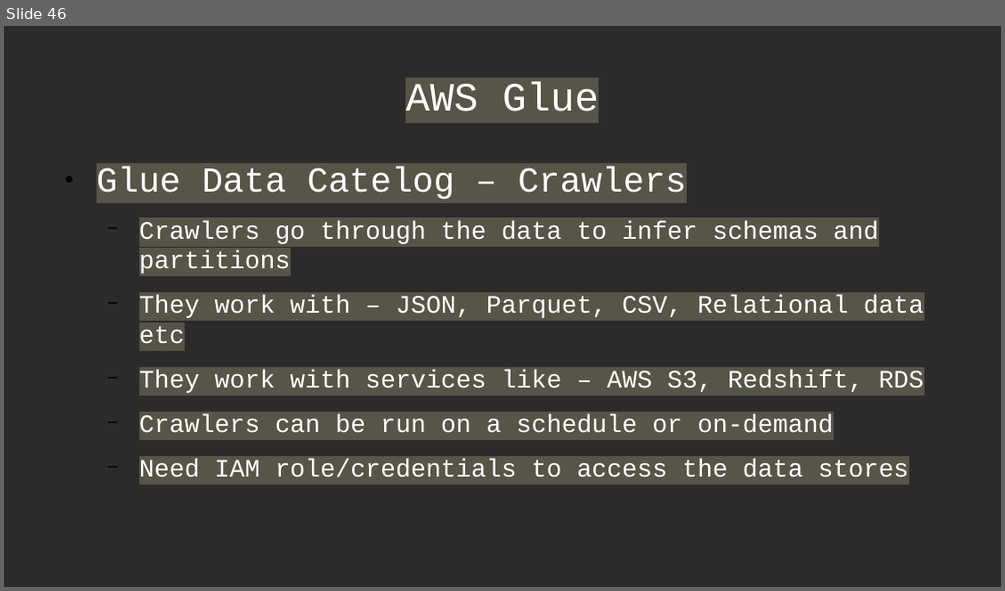
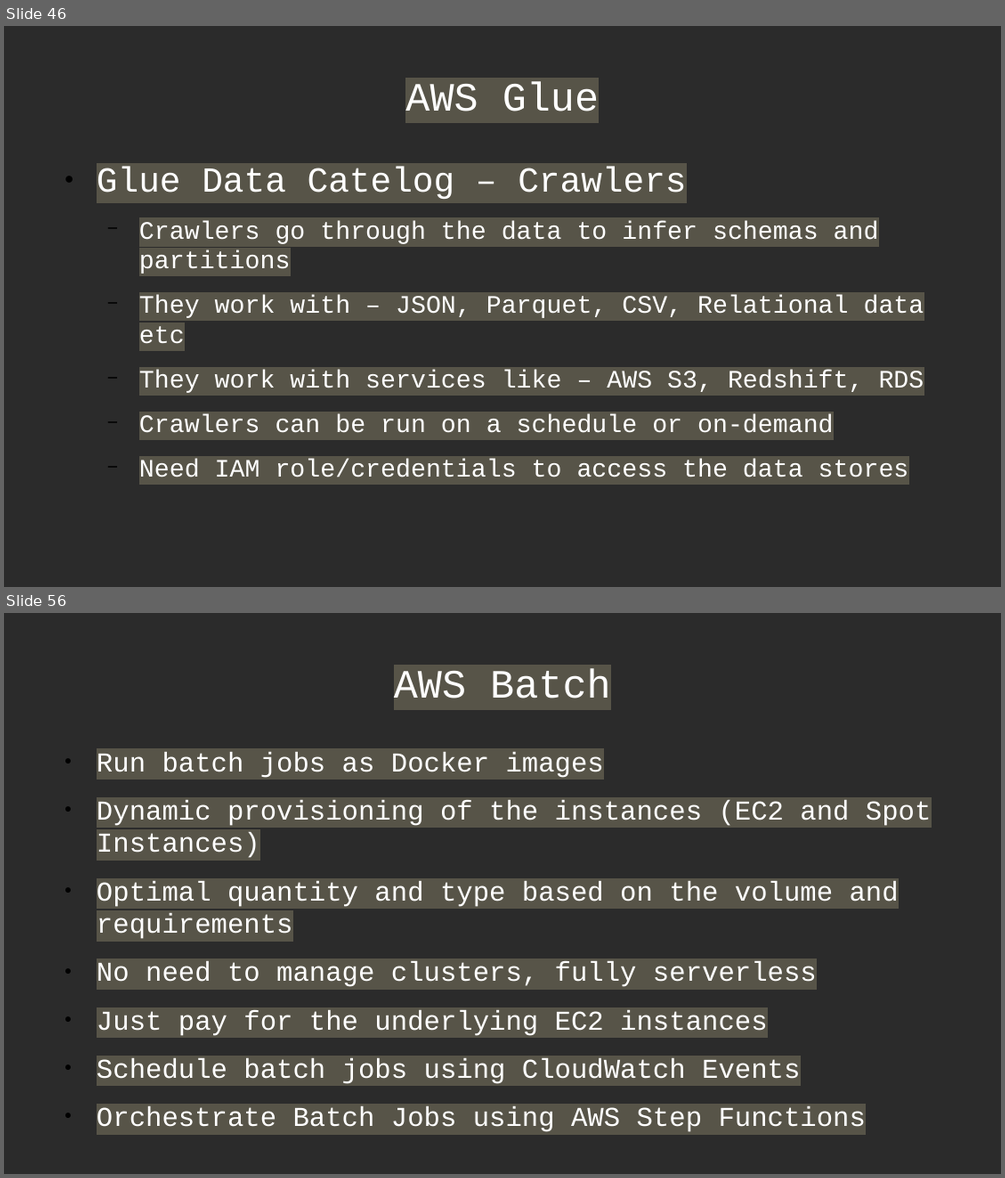
Before and after one commit to Anshul-GH/AWS_ML_Certification, a slide deck: AWS_Certified_ML_Certification_Deck.odp. Shown one above the other, each under a label of ours: slide 46 before the commit, slides 46 and 56 after it; the slides between them are not shown. The pictures are 1005x591 and 1005x1178 pixels, drawn with LibreOffice and Linux fonts; fonts in the diff are those of the drawing; background and template pictures are left out; a plain dark background stands for a picture behind light text. Boxes give left, top, right and bottom in pixels: in the first picture for what was removed or moved away, otherwise in the second. Text is boxed around its words. In the diff, an @@ line names an element or a change of style, - is before the commit and + after.

```diff
--- a/AWS_Certified_ML_Certification_Deck.odp
+++ b/AWS_Certified_ML_Certification_Deck.odp
@@ slide 56 added at <box>4,613,1001,1174</box>, background picture (left out) @@
@@ title added at <box>394,669,610,698</box>, 32 pt, text #FFFFFF @@
+AWS Batch
@@ text added at <box>97,752,931,1132</box>, 21.7 pt, text #FFFFFF @@
+● Run batch jobs as Docker images
+● Dynamic provisioning of the instances (EC2 and Spot Instances)
+● Optimal quantity and type based on the volume and requirements
+● No need to manage clusters, fully serverless
+● Just pay for the underlying EC2 instances
+● Schedule batch jobs using CloudWatch Events
+● Orchestrate Batch Jobs using AWS Step Functions
```
Also in this commit, not shown: 1 slide changed, 15 other slides added, 2 other files.
